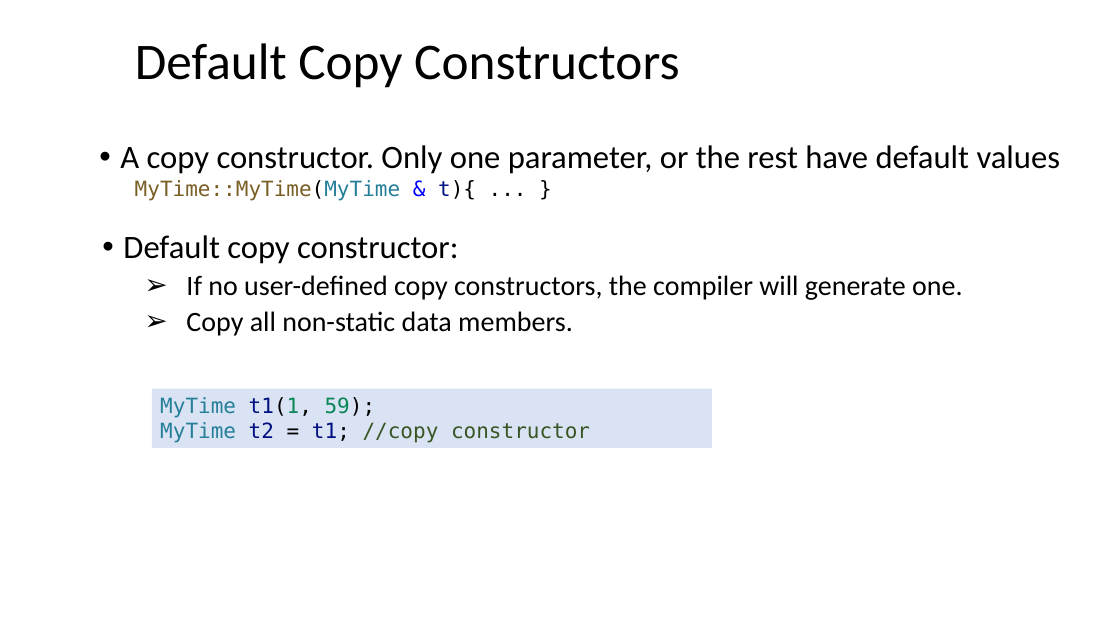
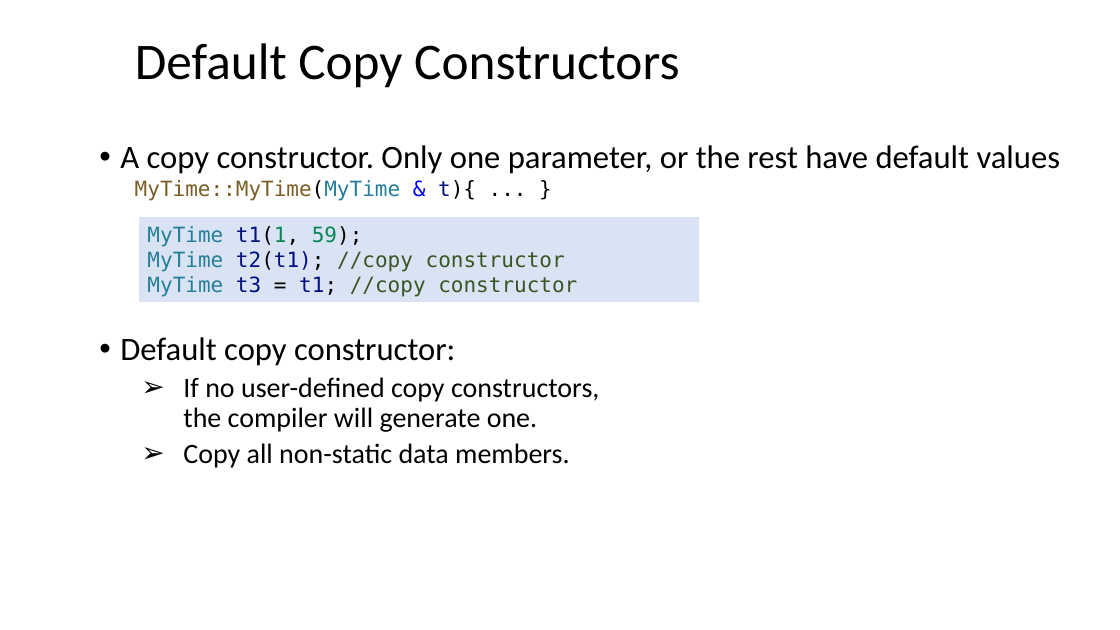
Before and after one commit to dayekuaipao/CPPLearning, a slide deck: slide 5 of week11/Lecture11.pptx. Drawn at 1120x630 pixels with LibreOffice and Linux fonts; fonts in the diff are those of the drawing; background and template pictures are left out. Boxes give left, top, right and bottom in pixels: in the first picture for what was removed or moved away, otherwise in the second. Text is boxed around its words. In the diff, an @@ line names an element or a change of style, - is before the commit and + after.

```diff
--- a/week11/Lecture11.pptx
+++ b/week11/Lecture11.pptx
@@ rectangle "MyTime t1(1, 59);": place and size @@
-rectangle "MyTime t1(1, 59);" at <box>152,388,712,448</box>
+rectangle "MyTime t1(1, 59);" at <box>139,217,700,302</box>
@@ text in rectangle at <box>147,251,577,297</box>: text changed @@
-MyTime t2 = t1; //copy constructor
+MyTime t2(t1); //copy constructor
+MyTime t3 = t1; //copy constructor
@@ text "Default copy constructor:" rewrapped from <box>123,235,962,336</box> to <box>120,337,599,468</box> @@
```
Also in this commit, not shown: 7 other slides changed, 3 other files.
